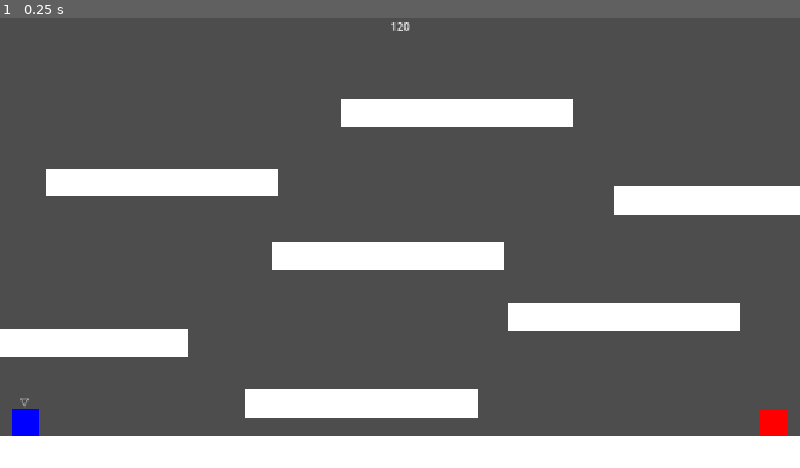
Above: before the commit, frame 1.
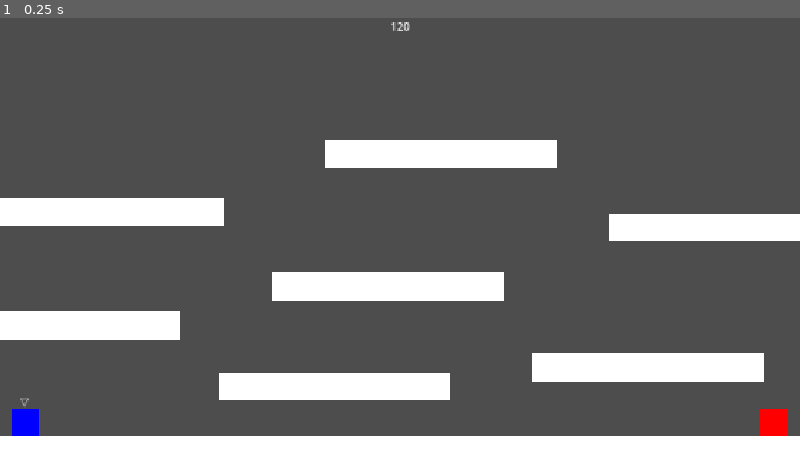
Above: after the commit, the same moment.

Repository: Varshit08/Tag_game
Game: Godot game, scene res://scenes/practise_map.tscn
Same seed, same stepped clock (60 frames per second), same inputs: the game is played once before the commit and once after it.
Inputs:
- Up to frame 1 (0.25 s): no input

The runs differ from the first frame. In frame 1, 21% of the frame differs, in the area x 0-100%, y 18-89%.

Commit message:
Update practise_map.tscn

Diff:
--- a/tag_game/scenes/practise_map.tscn
+++ b/tag_game/scenes/practise_map.tscn
@@ -66,7 +66,7 @@
 shape = SubResource("WorldBoundaryShape2D_nuh0o")
 
 [node name="CollisionShape2D4" type="CollisionShape2D" parent="." unique_id=517615055]
-position = Vector2(520, 555)
+position = Vector2(482, 531)
 shape = SubResource("RectangleShape2D_sdnyn")
 
 [node name="ColorRect2" type="ColorRect" parent="CollisionShape2D4" unique_id=1117998135]
@@ -75,9 +75,10 @@
 offset_right = -127.0
 offset_bottom = 20.0
 scale = Vector2(8.34994, 1.0157633)
+metadata/_edit_use_anchors_ = true
 
 [node name="CollisionShape2D5" type="CollisionShape2D" parent="." unique_id=1053097758]
-position = Vector2(104, 468)
+position = Vector2(91, 443)
 shape = SubResource("RectangleShape2D_sdnyn")
 
 [node name="ColorRect2" type="ColorRect" parent="CollisionShape2D5" unique_id=299382098]
@@ -86,9 +87,10 @@
 offset_right = -127.0
 offset_bottom = 20.0
 scale = Vector2(8.34994, 1.0157633)
+metadata/_edit_use_anchors_ = true
 
 [node name="CollisionShape2D6" type="CollisionShape2D" parent="." unique_id=60112043]
-position = Vector2(899, 430)
+position = Vector2(933, 503)
 shape = SubResource("RectangleShape2D_sdnyn")
 
 [node name="ColorRect2" type="ColorRect" parent="CollisionShape2D6" unique_id=1637993220]
@@ -97,9 +99,10 @@
 offset_right = -127.0
 offset_bottom = 20.0
 scale = Vector2(8.34994, 1.0157633)
+metadata/_edit_use_anchors_ = true
 
 [node name="CollisionShape2D7" type="CollisionShape2D" parent="." unique_id=2095458016]
-position = Vector2(559, 342)
+position = Vector2(559, 387)
 shape = SubResource("RectangleShape2D_sdnyn")
 
 [node name="ColorRect2" type="ColorRect" parent="CollisionShape2D7" unique_id=1433968700]
@@ -108,9 +111,10 @@
 offset_right = -127.0
 offset_bottom = 20.0
 scale = Vector2(8.34994, 1.0157633)
+metadata/_edit_use_anchors_ = true
 
 [node name="CollisionShape2D8" type="CollisionShape2D" parent="." unique_id=424700711]
-position = Vector2(1051, 262)
+position = Vector2(1044, 301)
 shape = SubResource("RectangleShape2D_sdnyn")
 
 [node name="ColorRect2" type="ColorRect" parent="CollisionShape2D8" unique_id=1740335841]
@@ -119,9 +123,10 @@
 offset_right = -127.0
 offset_bottom = 20.0
 scale = Vector2(8.34994, 1.0157633)
+metadata/_edit_use_anchors_ = true
 
 [node name="CollisionShape2D9" type="CollisionShape2D" parent="." unique_id=277804613]
-position = Vector2(233, 237)
+position = Vector2(157, 279)
 shape = SubResource("RectangleShape2D_sdnyn")
 
 [node name="ColorRect2" type="ColorRect" parent="CollisionShape2D9" unique_id=1188821220]
@@ -130,9 +135,10 @@
 offset_right = -127.0
 offset_bottom = 20.0
 scale = Vector2(8.34994, 1.0157633)
+metadata/_edit_use_anchors_ = true
 
 [node name="CollisionShape2D10" type="CollisionShape2D" parent="." unique_id=359438180]
-position = Vector2(658, 136)
+position = Vector2(635, 195)
 shape = SubResource("RectangleShape2D_sdnyn")
 
 [node name="ColorRect2" type="ColorRect" parent="CollisionShape2D10" unique_id=885165328]
@@ -141,5 +147,6 @@
 offset_right = -127.0
 offset_bottom = 20.0
 scale = Vector2(8.34994, 1.0157633)
+metadata/_edit_use_anchors_ = true
 
 [connection signal="timeout" from="Timer" to="." method="_on_timer_timeout"]
